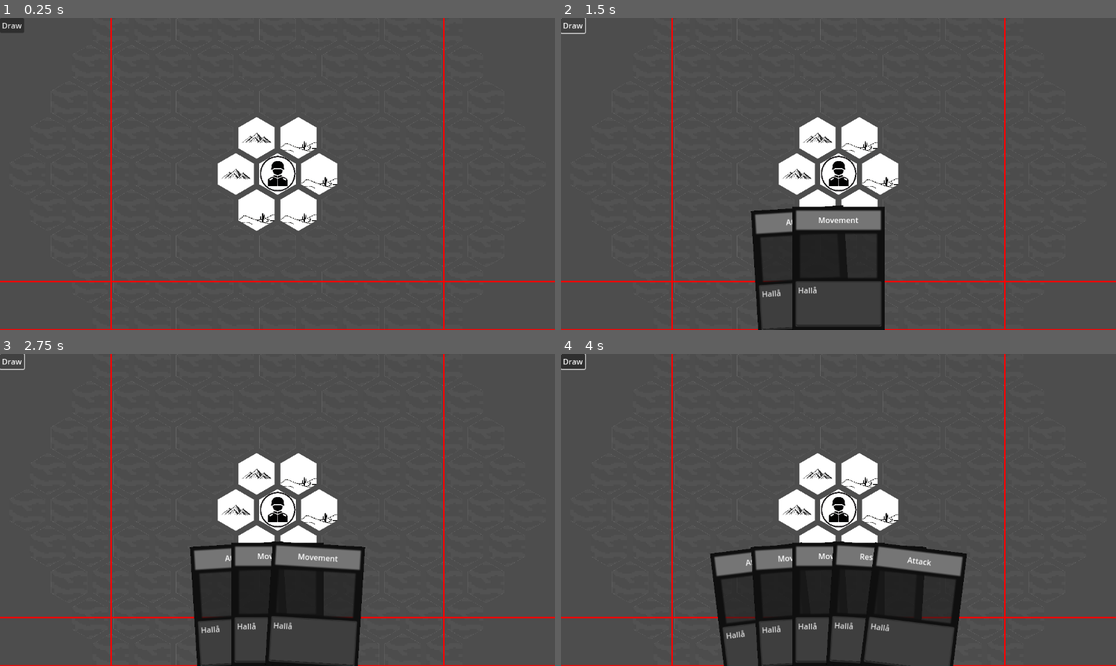
Above: before the commit, frames 1-4 (two rows, left to right).
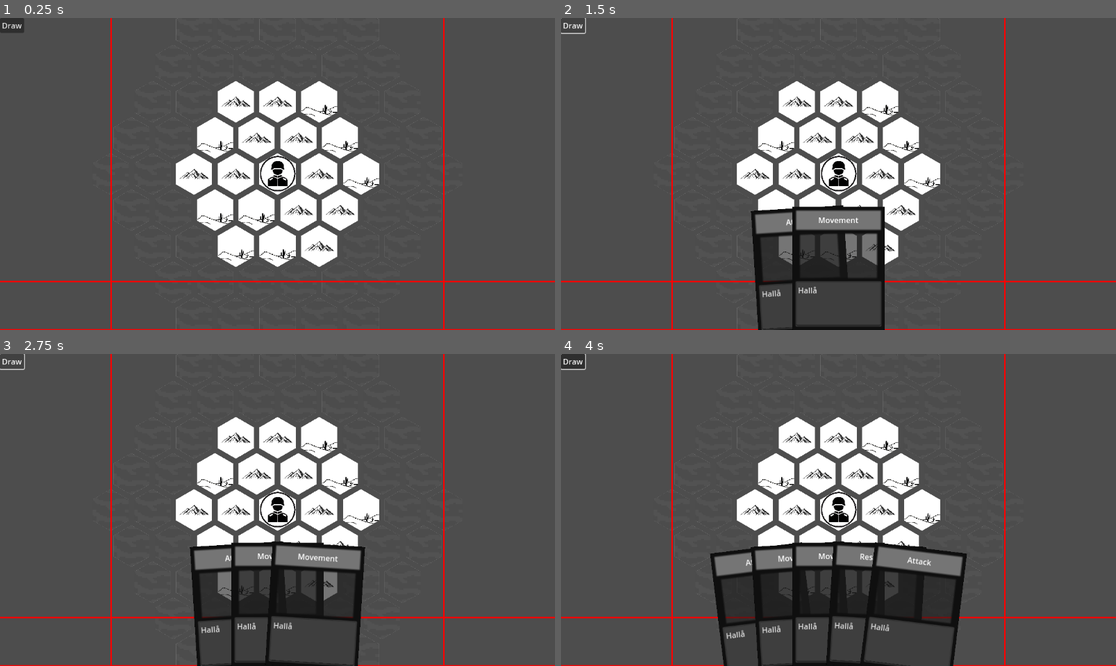
Above: after the commit, the same moments.

Repository: AlexejAxvall/Tainted-Dunes
Game: Godot game, scene res://not_kansas.tscn
Two runs of this game, one before a commit and one after it. Both use one fixed random seed, a clock stepped at 60 frames per second and the inputs below.
Inputs (mouse positions are in pixels of both pictures, inside the frame that each line leads up to):
- Up to frame 1 (0.25 s): no input
- Up to frame 2 (1.5 s): click "Draw" at 0.5 s; click "Draw" at 1.25 s
- Up to frame 3 (2.75 s): click "Draw" at 2 s
- Up to frame 4 (4 s): tap Enter at 2.75 s; move the mouse to (672, 366) at 2.77 s; click (672, 366) at 2.92 s; tap Space at 3.5 s; move the mouse to (710, 366) at 3.52 s; click (710, 366) at 3.67 s

The runs differ from the first frame. In frame 1, 8.3% of the frame differs, in the area x 2-98%, y 7-93%; in frame 2, 7.1%; in frame 3, 6.5%; in frame 4, 6.3%.

Commit message:
Ny dator!

Diff:
--- a/card.gd
+++ b/card.gd
@@ -6,6 +6,13 @@
 @onready var label = $TextureRect/Label
 @onready var button = $TextureRect/Button
 @onready var text_edit = $TextureRect/TextEdit
+
+@onready var left_box = $Left_box
+@onready var left_box_collision_shape2D = $Left_box/CollisionShape2D
+@onready var centre_box = $Centre_box
+@onready var centre_box_collision_shape2D = $Centre_box/CollisionShape2D
+@onready var right_box = $Right_box
+@onready var right_box_collision_shape2D = $Right_box/CollisionShape2D
 
 var id
 
@@ -60,6 +67,22 @@
 	texture_rect_size = texture_rect.size
 
 	card_dimensions = texture_rect_size
+
+	left_box.position = Vector2(-card_dimensions.x * 0.375, -card_dimensions.y * 0.5)
+	var left_box_shape = RectangleShape2D.new()
+	left_box_shape.extents = Vector2(card_dimensions.x * 0.125, card_dimensions.y * 0.5)
+	left_box_collision_shape2D.shape = left_box_shape
+
+	centre_box.position = Vector2(0, -card_dimensions.y * 0.5)
+	var centre_box_shape = RectangleShape2D.new()
+	centre_box_shape.extents = Vector2(card_dimensions.x * 0.25, card_dimensions.y * 0.5)
+	centre_box_collision_shape2D.shape = centre_box_shape
+
+	right_box.position = Vector2(card_dimensions.x * 0.375, -card_dimensions.y * 0.5)
+	var right_box_shape = RectangleShape2D.new()
+	right_box_shape.extents = Vector2(card_dimensions.x * 0.125, card_dimensions.y * 0.5)
+	right_box_collision_shape2D.shape = left_box_shape
+
 	if is_instantiate != true:
 		parent.card_dimensions = card_dimensions
 
@@ -103,15 +126,15 @@
 	var loop_amount
 	var offset_1 = 0
 
-	if id == 1:
-		loop_amount = 2
-		offset_1 = 1
-	elif id == parent.hand_size:
-		loop_amount = 2
-	else:
-		loop_amount = 3
-	for i in range(loop_amount):
-			print(str(parent.hand_dictionary["Card_" + str(id - 1 + offset_1 + i)]["Z_index"]))
+	#if id == 1:
+		#loop_amount = 2
+		#offset_1 = 1
+	#elif id == parent.hand_size:
+		#loop_amount = 2
+	#else:
+		#loop_amount = 3
+	#for i in range(loop_amount):
+			#print(str(parent.hand_dictionary["Card_" + str(id - 1 + offset_1 + i)]["Z_index"]))
 
 func play_card():
 	print("Played:", card_dictionary["Name"])
@@ -153,3 +176,7 @@
 
 
 #func fetch_new_data():
+
+#func update_mouse_filter(list):
+	#for node in list:
+		#node.mouse_filter = Control.MOUSE_FILTER_IGNORE
--- a/card.tscn
+++ b/card.tscn
@@ -1,8 +1,14 @@
-[gd_scene load_steps=3 format=3 uid="uid://0hx2c1ddh4yb"]
+[gd_scene load_steps=6 format=3 uid="uid://0hx2c1ddh4yb"]
 
 [ext_resource type="Script" path="res://card.gd" id="1_m371b"]
 
 [sub_resource type="CircleShape2D" id="CircleShape2D_qj2ge"]
+
+[sub_resource type="RectangleShape2D" id="RectangleShape2D_gqefp"]
+
+[sub_resource type="RectangleShape2D" id="RectangleShape2D_wp4on"]
+
+[sub_resource type="RectangleShape2D" id="RectangleShape2D_b8i14"]
 
 [node name="Card" type="Control"]
 z_index = 1
@@ -65,6 +71,21 @@
 [node name="CollisionShape2D" type="CollisionShape2D" parent="Area2D"]
 shape = SubResource("CircleShape2D_qj2ge")
 
+[node name="Left_box" type="Area2D" parent="."]
+
+[node name="CollisionShape2D" type="CollisionShape2D" parent="Left_box"]
+shape = SubResource("RectangleShape2D_gqefp")
+
+[node name="Centre_box" type="Area2D" parent="."]
+
+[node name="CollisionShape2D" type="CollisionShape2D" parent="Centre_box"]
+shape = SubResource("RectangleShape2D_wp4on")
+
+[node name="Right_box" type="Area2D" parent="."]
+
+[node name="CollisionShape2D" type="CollisionShape2D" parent="Right_box"]
+shape = SubResource("RectangleShape2D_b8i14")
+
 [connection signal="mouse_entered" from="." to="." method="_on_mouse_entered"]
 [connection signal="mouse_exited" from="." to="." method="_on_mouse_exited"]
 [connection signal="mouse_entered" from="TextureRect" to="." method="_on_texture_rect_mouse_entered"]
--- a/not_kansas.gd
+++ b/not_kansas.gd
@@ -23,7 +23,7 @@
 	elif what == NOTIFICATION_APPLICATION_FOCUS_IN:
 		print("Window maximized/restored!")
 
-@export var grid_radius = 6
+@export var grid_radius = 4
 
 var viewport_visible_rect
 var viewport_size
@@ -74,6 +74,7 @@
 		update_hand_position()
 		print("Window resized/maximized: ", current_window_size)
 		hand.update_variables()
+
 
 func _input(event):
 	if event is InputEventMouseButton:
@@ -97,14 +98,22 @@
 			unit_clicked = false
 			tile_clicked = false
 
+
+
 	if event is InputEventMouseButton:
+
 		if event.button_index == MOUSE_BUTTON_WHEEL_UP and event.pressed:
+
 			camera.zoom *= Vector2(1.1, 1.1)
 
+
+
 		elif event.button_index == MOUSE_BUTTON_WHEEL_DOWN and event.pressed:
+
 			camera.zoom *= Vector2(0.9, 0.9)
 
 	if event is InputEventMouseMotion and Input.is_mouse_button_pressed(MOUSE_BUTTON_MIDDLE):
+
 		camera.position -= event.relative / camera.zoom
 
 func update_hand_position():
@@ -251,7 +260,8 @@
 			tile_dictionary[tile_key] = {
 				"Node": tile,
 				"ID": tile_number,
-				"Coordinates": [j, i],
+				"Index": Vector2(i, j),
+				"Coordinates": Vector2(j, i),
 				"Position": tile_position,
 				"Type": type,
 				"Image": image,
@@ -280,7 +290,7 @@
 			offset.x += tile_radius * 2
 			count += 1
 
-		#print(tile_matrix[i])
+		print(tile_matrix[i])
 
 		if i - grid_radius != 0 and (i - grid_radius) / abs(i - grid_radius) != 0:
 			if (i - grid_radius) / abs(i - grid_radius) < 0:
@@ -387,18 +397,157 @@
 	hand.draw_card(deck)
 	update_hand_position()
 
-func update_fog(add_or_remove, tile_key):
+func update_fog(add_or_remove, current_tile_key, previous_tile_key, unit_node):
+	print("Updating fog!")
 	#print("Tile key: " + str(tile_key))
+	var unit_node_index = tile_dictionary["Tile_" + str(current_tile_key)]["Index"]
+	var unit_node_coordinates = tile_dictionary["Tile_" + str(current_tile_key)]["Coordinates"]
+	var current_centre_node = tile_dictionary["Tile_" + str(current_tile_key)]["Node"]
+	var previous_centre_node = null
+
+	if previous_tile_key != null:
+		previous_centre_node = tile_dictionary["Tile_" + str(previous_tile_key)]["Node"]
+
+	if previous_tile_key != null and previous_tile_key != current_tile_key:
+		previous_centre_node.update_image(1, tile_dictionary["Tile_" + str(previous_tile_key)]["Image"], image_scale, Color(0.5, 0.5, 0.5, 1))
+		for i in range(6):
+			var node = tile_dictionary["Tile_" + str(previous_tile_key)]["Neighbour_" + str(i + 1)]["Node"]
+			#print("Neighbour " + str(i + 1))
+			if node!= null:
+				node.update_image(1, tile_dictionary["Tile_" + str(previous_tile_key)]["Neighbour_" + str(i + 1)]["Image"], image_scale, Color(0.5, 0.5, 0.5, 1))
+
 	if add_or_remove == "add":
 		for i in range(6):
-			var node = tile_dictionary["Tile_" + str(tile_key)]["Neighbour_" + str(i + 1)]["Node"]
+			var node = tile_dictionary["Tile_" + str(current_tile_key)]["Neighbour_" + str(i + 1)]["Node"]
 			#print("Neighbour " + str(i + 1))
 			if node!= null:
 				node.update_image(1, image_dictionary["fog"], image_scale, null)
 	elif add_or_remove == "remove":
-		tile_dictionary["Tile_" + str(tile_key)]["Node"].update_image(1, tile_dictionary["Tile_" + str(tile_key)]["Image"], image_scale, null)
+		tile_dictionary["Tile_" + str(current_tile_key)]["Node"].update_image(1, tile_dictionary["Tile_" + str(current_tile_key)]["Image"], image_scale, null)
 		for i in range(6):
-			var node = tile_dictionary["Tile_" + str(tile_key)]["Neighbour_" + str(i + 1)]["Node"]
+			var node = tile_dictionary["Tile_" + str(current_tile_key)]["Neighbour_" + str(i + 1)]["Node"]
 			#print("Neighbour " + str(i + 1))
 			if node != null:
-				node.update_image(1, tile_dictionary["Tile_" + str(tile_key)]["Neighbour_" + str(i + 1)]["Image"], image_scale, null)
+				node.update_image(1, tile_dictionary["Tile_" + str(current_tile_key)]["Neighbour_" + str(i + 1)]["Image"], image_scale, null)
+
+
+	var sight_range = unit_node.sight_range
+	var columns_on_rows = []
+
+	var search_range_2 = 2 * sight_range + 1
+	var offset_2 = 0
+
+	if unit_node_coordinates.y + sight_range > tile_matrix.size() - 1:
+		search_range_2 = 2 * sight_range + 1 + ((tile_matrix.size() - 1) - (unit_node_coordinates.y + sight_range))
+		offset_2 = ((tile_matrix.size() - 1) - (unit_node_coordinates.y + sight_range))
+
+	if unit_node_coordinates.y - sight_range < 0:
+		search_range_2 = 2 * sight_range + 1 + (unit_node_coordinates.y - sight_range)
+		offset_2 += unit_node_coordinates.y - sight_range
+
+	print("Search_range_2: " + str(search_range_2))
+	print("Offset 2: " + str(offset_2))
+
+	for i in range(search_range_2):
+		var index_2 = unit_node_coordinates.y - sight_range
+		index_2 = clamp(index_2, 0, 1000)
+		print("Count:" + str(i))
+		print("index_2 + i: " + str(index_2 + i))
+		if index_2 + i <= tile_matrix.size() - 1:
+			columns_on_rows.append(tile_matrix[index_2 + i].size())
+
+	print(columns_on_rows)
+	print()
+	#print("unit_node_index: " + str(unit_node_index))
+	var calculated_tile
+	var coefficient = 1
+	var calibrator = 0
+	var search_range = 0
+	print("Unit coordinates: " + str(unit_node_coordinates))
+	#print("Tile matrix size / 2: " + str(tile_matrix.size() / 2))
+
+	var search_ranges = []
+	for row in range(sight_range + 1):
+		if row == 0:
+			search_ranges.append(sight_range + 1 + row)
+			search_ranges.append(sight_range + 1 + row)
+		elif row == sight_range:
+			search_ranges.insert(sight_range, sight_range + 1 + row)
+		else:
+			search_ranges.insert(row, sight_range + 1 + row)
+			search_ranges.insert(search_ranges.size() - 1 - row, sight_range + 1 + row)
+	print("Search_ranges: " + str(search_ranges))
+
+	var columns_on_rows_index = -1
+	for row in range(1 + 2 * sight_range):
+		if unit_node_coordinates.y + row - sight_range >= 0 and unit_node_coordinates.y + row - sight_range <= tile_matrix.size() - 1:
+			columns_on_rows_index += 1
+
+			var offset_left = 0
+			var offset_right = 0
+			var offset_range = 0
+
+
+			if unit_node_coordinates.y == tile_matrix.size() / 2 or row == tile_matrix.size() / 2:
+				calibrator = 0
+			else:
+				if row < sight_range:
+					calibrator = sight_range - row
+				elif row >= sight_range:
+					calibrator = row - sight_range
+
+			if row > sight_range:
+				coefficient = -1
+
+			print("Calibrator: " + str(calibrator))
+
+
+			search_range = search_ranges[row]
+			print("Search ranges[row]: " + str(search_range))
+
+			if unit_node_coordinates.x - sight_range + calibrator < 0:
+				offset_left = sight_range - (unit_node_coordinates.x + calibrator)
+				print("Too left")
+			if unit_node_coordinates.x - sight_range + calibrator + search_range > columns_on_rows[columns_on_rows_index]:
+				offset_right = unit_node_coordinates.x - sight_range + calibrator + search_range - (columns_on_rows[columns_on_rows_index])
+				print("Too right")
+
+
+			search_range -= offset_left
+			search_range -= offset_right
+
+			print("Offset left: " + str(offset_left))
+			print("Global currently searched row: " + str(unit_node_coordinates.y + row - sight_range))
+			print("Columns on row index: " + str(columns_on_rows_index))
+			print("Columns on row - 1: " + str(columns_on_rows[columns_on_rows_index] - 1))
+			print("End of search index: " + str(unit_node_coordinates.x + calibrator - sight_range + search_range))
+			print("Offset right: " + str(offset_right))
+			print("Offset range: " + str(offset_range))
+
+			print("Search range: " + str(search_range))
+
+
+			var y_index = 0
+			var x_index = 0
+			for column in range(search_range):
+				print("unit_node_coordinates.x + calibrator + offset_left - offset_right + column - sight_range: " + str(unit_node_coordinates.x + calibrator + offset_left - offset_right + column - sight_range))
+				y_index = unit_node_coordinates.y - sight_range + row
+
+				x_index = unit_node_coordinates.x - sight_range + calibrator + offset_left + column
+				var minimum = 0
+				var maximum = unit_node_coordinates.x - sight_range + calibrator + offset_left + column
+				x_index = clamp(x_index, minimum, maximum)
+				#print("Column: " + str(column))
+				print("x_index: " + str(x_index) + ", y_index: " + str(y_index))
+				calculated_tile = tile_dictionary[tile_matrix[y_index][x_index]]
+				var node = calculated_tile["Node"]
+				if add_or_remove == "remove":
+					node.update_image(1, calculated_tile["Image"], image_scale, null)
+
+				print("Calculated tile: " + str(calculated_tile["ID"]))
+			print()
+		elif unit_node_coordinates.y + row - sight_range < 0:
+			print("Relative row " + str(-sight_range + row) + " doesnt exist")
+		elif unit_node_coordinates.y + row - sight_range > tile_matrix.size() - 1:
+			print("Relative row " + str(-sight_range + row) + " doesnt exist")
+	print()
--- a/tile.gd
+++ b/tile.gd
@@ -67,7 +67,6 @@
 
 func _on_area_2d_2_area_entered(area):
 	if area.is_in_group("Unit"):
-		parent.update_fog("remove", id)
-
-	#if area.has_group("Unit"):
-		#parent.update_fog("add", "Tile_" + id)
+		var unit_node = area.get_parent()
+		parent.update_fog("remove", id, parent.get_node("Unit").previous_tile_id, unit_node)
+		unit_node.previous_tile_id = id
--- a/unit.gd
+++ b/unit.gd
@@ -14,6 +14,10 @@
 
 var is_selected = false
 var toggle : bool
+
+var previous_tile_id = null
+
+var sight_range = 2
 
 var stats_dictionary = {
 	"Type" : null,
